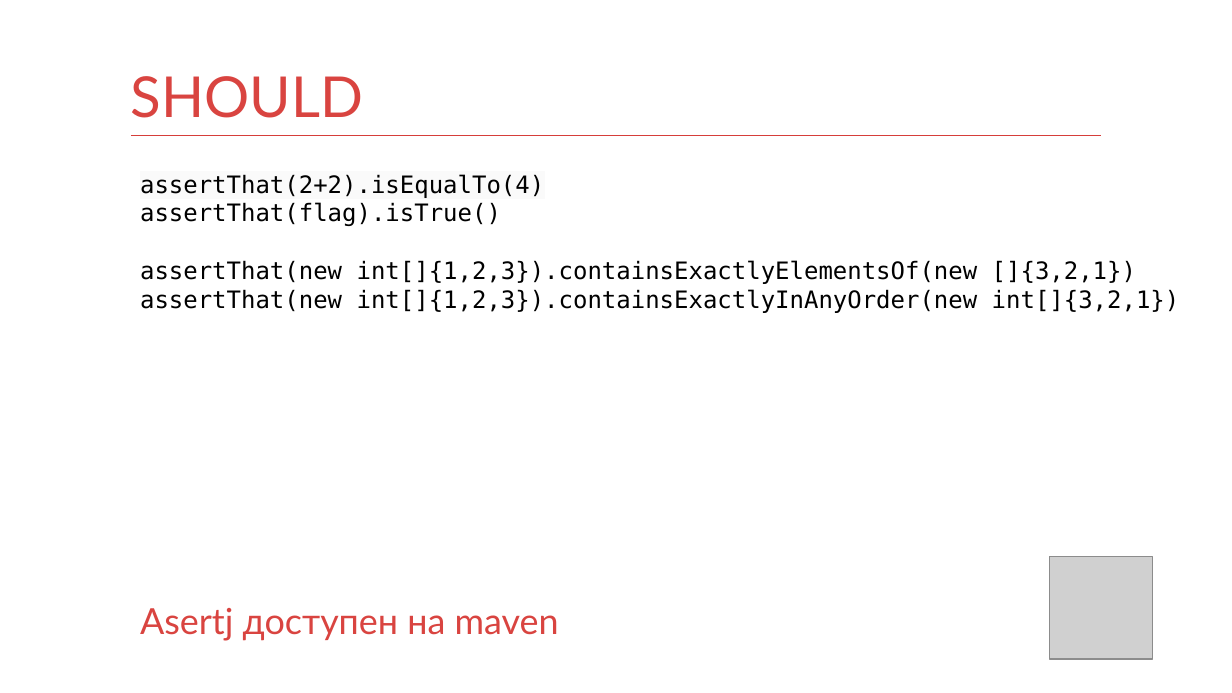
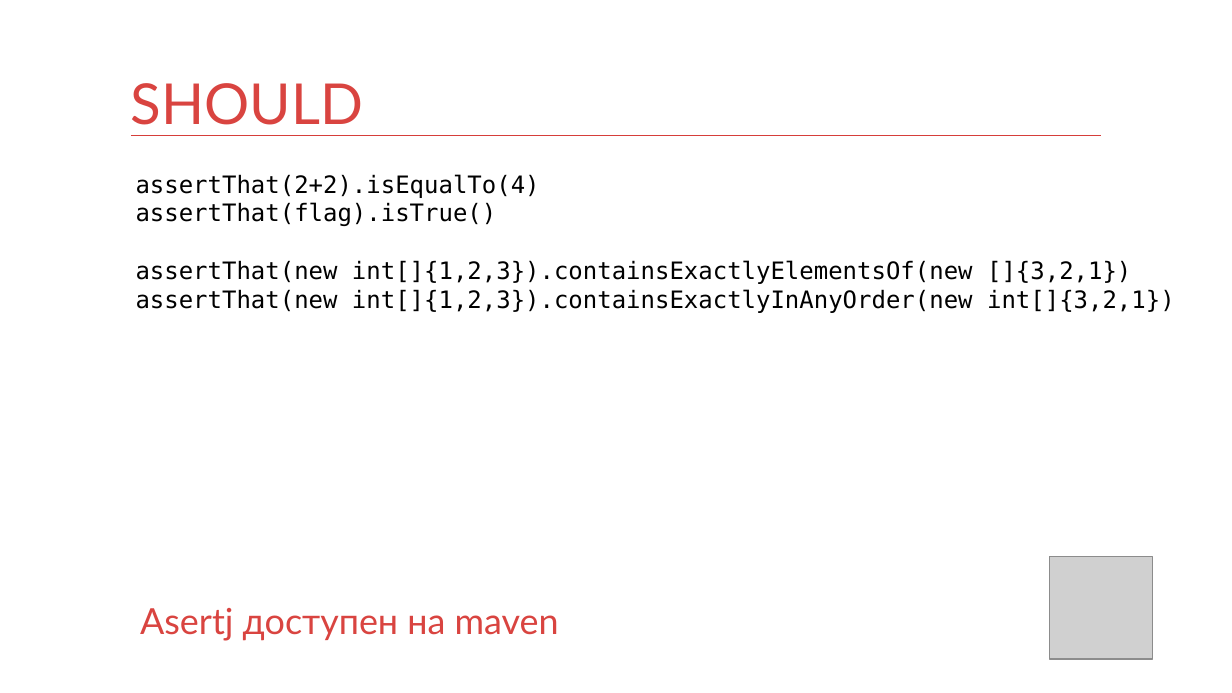
Before and after one commit to kontur-courses/testing, a slide deck: slide 30 of testing.pptx (slide 27 before the commit). Drawn at 1232x693 pixels with LibreOffice and Linux fonts; fonts in the diff are those of the drawing; grey boxes stand for pictures. Boxes give left, top, right and bottom in pixels: in the first picture for what was removed or moved away, otherwise in the second. Text is boxed around its words. In the diff, an @@ line names an element or a change of style, - is before the commit and + after.

```diff
--- a/testing.pptx
+++ b/testing.pptx
@@ title "SHOULD": place and size @@
-title "SHOULD" at [131, 76, 363, 118]
+title "SHOULD" at [131, 83, 363, 125]
@@ text at [136, 174, 540, 198]: highlight #FAFAFA to none in "assertThat(2+2).isEqualTo(4)" @@
```
Also in this commit, not shown: 27 other slides changed, 4 slides added, 2 other files.
